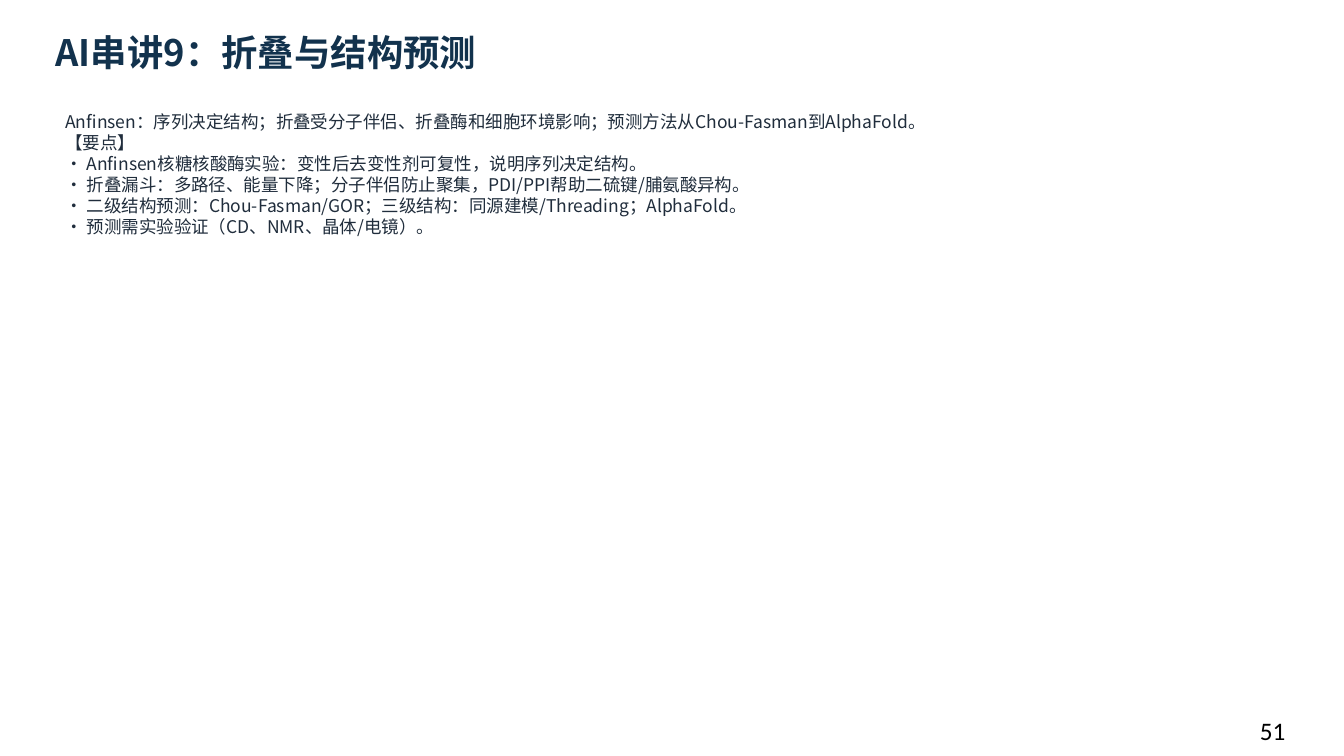
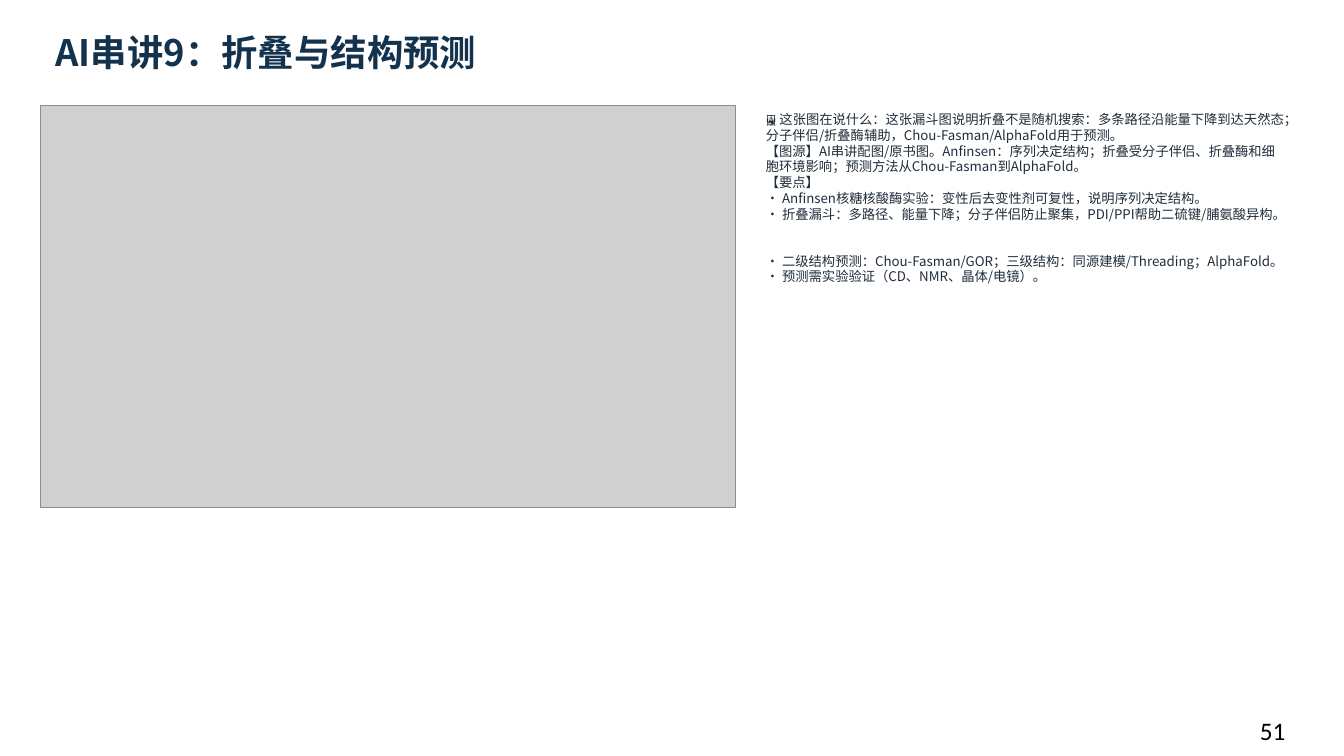
Before and after one commit to newkan-li/Biochemistry, a slide deck: slide 51 of downloads/bc03-ai-style.pptx. Drawn at 1344x756 pixels with LibreOffice and Linux fonts; fonts in the diff are those of the drawing; grey boxes stand for pictures. Boxes give left, top, right and bottom in pixels: in the first picture for what was removed or moved away, otherwise in the second. Text is boxed around its words. In the diff, an @@ line names an element or a change of style, - is before the commit and + after.

Commit message:
修复AI串讲页无图导致像空白:10个AI串讲页配图+图说,AI3配二级结构图;下载版重生成;版本20261112e

```diff
--- a/downloads/bc03-ai-style.pptx
+++ b/downloads/bc03-ai-style.pptx
@@ picture added at (40, 106, 736, 508) @@
@@ text at (766, 113, 1297, 284): text changed; size 12.5 to 9.5 pt @@
-Anfinsen：序列决定结构；折叠受分子伴侣、折叠酶和细胞环境影响；预测方法从Chou-Fasman到AlphaFold。
-【要点】
-• Anfinsen核糖核酸酶实验：变性后去变性剂可复性，说明序列决定结构。
-• 折叠漏斗：多路径、能量下降；分子伴侣防止聚集，PDI/PPI帮助二硫键/脯氨酸异构。
-• 二级结构预测：Chou-Fasman/GOR；三级结构：同源建模/Threading；AlphaFold。
-• 预测需实验验证（CD、NMR、晶体/电镜）。
+🖼 这张图在说什么：这张漏斗图说明折叠不是随机搜索：多条路径沿能量下降到达天然态；分子伴侣/折叠酶辅助，Chou-Fasman/AlphaFold用于预测。
+【图源】AI串讲配图/原书图。Anfinsen：序列决定结构；折叠受分子伴侣、折叠酶和细胞环境影响；预测方法从Chou-Fasman到AlphaFold。
+【要点】
+• Anfinsen核糖核酸酶实验：变性后去变性剂可复性，说明序列决定结构。
+• 折叠漏斗：多路径、能量下降；分子伴侣防止聚集，PDI/PPI帮助二硫键/脯氨酸异构。
+• 二级结构预测：Chou-Fasman/GOR；三级结构：同源建模/Threading；AlphaFold。
+• 预测需实验验证（CD、NMR、晶体/电镜）。
```
Also in this commit, not shown: 9 other slides changed, 6 other files.
